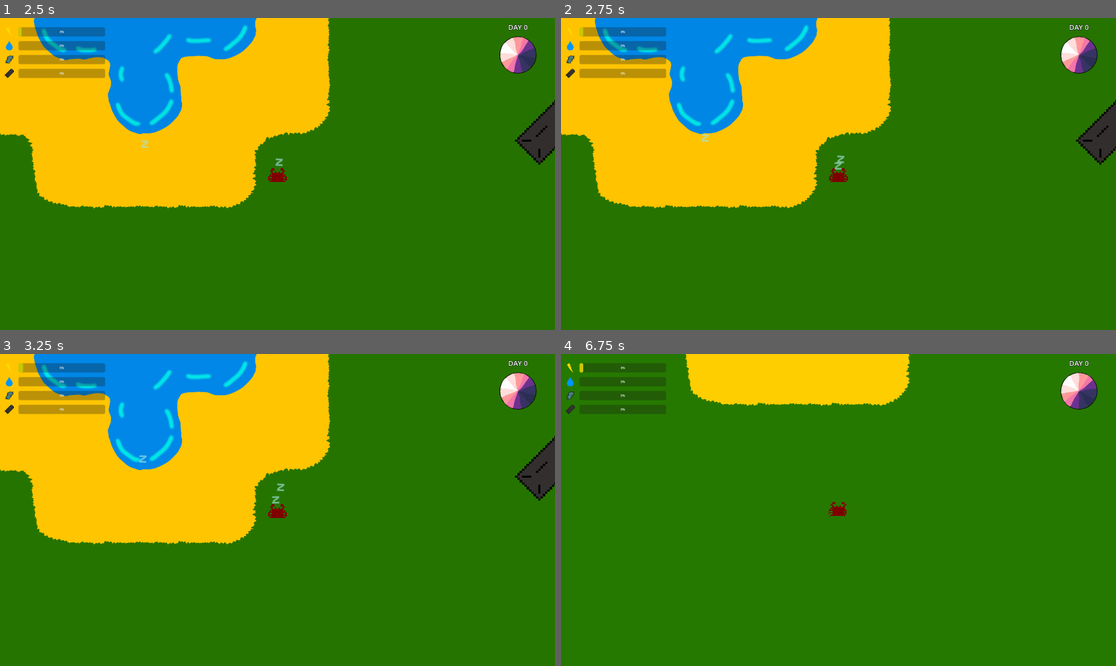
Above: before the commit, frames 1-4 (two rows, left to right).
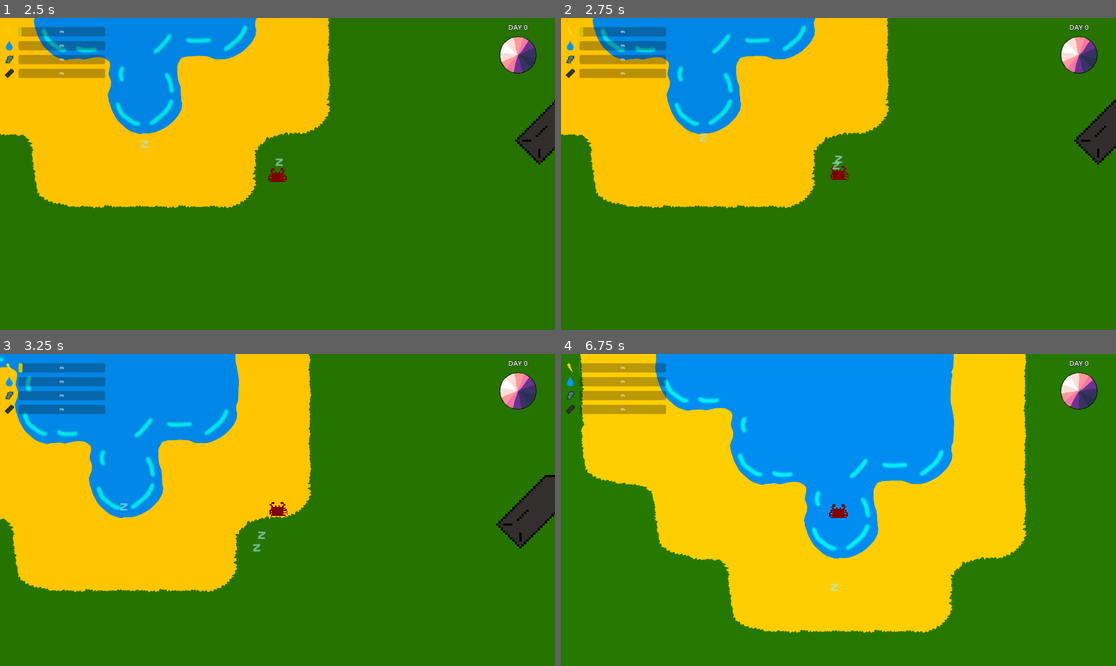
Above: after the commit, the same moments.

Repository: nporposoft/crabs-on-the-island
Game: Godot game, scene res://scenes/island_v1/island_v1.tscn
The game is run twice, just before and just after one commit, with the same random seed, the same clock (stepped at 60 frames per second) and the same inputs.
Inputs:
- Up to frame 1 (2.5 s): hold D (move_right) 0.53-1.28 s; tap Shift (dodge) at 0.6, 2.1 s; hold S (move_down) 1.28-2.03 s; tap F (harvest) at 1.35 s; hold D (move_right) from 2.03 s (still down)
- Up to frame 2 (2.75 s): keep holding D (move_right)
- Up to frame 3 (3.25 s): release D (move_right) at 2.78 s; hold W (move_up) from 2.78 s (still down); tap F (harvest) at 2.85 s
- Up to frame 4 (6.75 s): release W (move_up) at 3.53 s; hold A (move_left) 3.53-5.03 s; tap Shift (dodge) at 3.6, 5.1, 6.6 s; tap F (harvest) at 4.35, 5.85 s; hold S (move_down) 5.03-5.78 s; hold D (move_right) 5.78-6.53 s; hold W (move_up) from 6.53 s (still down)

Frame 1 is identical in both runs. In frame 2, 2.0% of the frame differs, in the area x 0-100%, y 0-62%; in frame 3, 20%; in frame 4, 58%, in the area x 3-84%, y 0-90%.

Commit message:
check battery state for waking up on every cycle

Diff:
--- a/crabs/Crab.gd
+++ b/crabs/Crab.gd
@@ -8,7 +8,7 @@
 @export var dodge_cooldown_seconds: float = 1.67
 @export var dodge_duration: float = 0.5
 @export var dodge_speed_multiplier: float = 1.0
-@export var shutdown_cooldown_seconds: float = 3.0
+@export var shutdown_cooldown_seconds: float = 2.0
 @export var foot_step_time_delay: float = 0.1
 
 const movementThreshold: float = 20.0
@@ -153,6 +153,7 @@
 
 func _process(delta: float) -> void:
 	_update_movement_state()
+	_update_sleep_state()
 	_harvest_sunlight(delta)
 	_deplete_battery_from_movement(delta)
 	_update_animation_from_state()
@@ -171,22 +172,30 @@
 	var lost_energy: float = move_battery_usage * delta
 	_modify_battery_energy(-lost_energy)
 
+func _update_sleep_state() -> void:
+	if !_has_state(States.SHUTDOWN_COOLDOWN) && _has_state(States.OUT_OF_BATTERY) && _carried_resources.battery_energy > 0:
+		_end_sleep()
 
 func _modify_battery_energy(value: float) -> void:
 	_carried_resources.battery_energy = clampf(_carried_resources.battery_energy + value, 0, _stats.battery_capacity)
-	if !_has_state(States.SHUTDOWN_COOLDOWN) && _has_state(States.OUT_OF_BATTERY) && _carried_resources.battery_energy > 0:
-		_unset_state(States.OUT_OF_BATTERY)
-		$PowerOnSoundEffect.play()
-		$Zs.set_emitting(false)
-	elif _carried_resources.battery_energy == 0 && !_has_state(States.OUT_OF_BATTERY):
-		_set_state(States.OUT_OF_BATTERY)
-		_set_state(States.SHUTDOWN_COOLDOWN)
-		$PowerOffSoundEffect.play()
-		$Zs.set_emitting(true)
-		_one_shot_timer(shutdown_cooldown_seconds, func() -> void:
-			_unset_state(States.SHUTDOWN_COOLDOWN)
-		)
 	battery_charge_changed.emit()
+	if _carried_resources.battery_energy == 0 && !_has_state(States.OUT_OF_BATTERY):
+		_start_sleep()
+
+
+func _start_sleep() -> void:
+	_set_state(States.OUT_OF_BATTERY)
+	_set_state(States.SHUTDOWN_COOLDOWN)
+	$PowerOffSoundEffect.play()
+	$Zs.set_emitting(true)
+	_one_shot_timer(shutdown_cooldown_seconds, func() -> void:
+		_unset_state(States.SHUTDOWN_COOLDOWN)
+	)
+
+func _end_sleep() -> void:
+	_unset_state(States.OUT_OF_BATTERY)
+	$PowerOnSoundEffect.play()
+	$Zs.set_emitting(false)
 
 func _extract_cobalt(value: float, delta: float) -> void:
 	_carried_resources.cobalt = clampf(_carried_resources.cobalt + value, 0, cobaltTarget)
